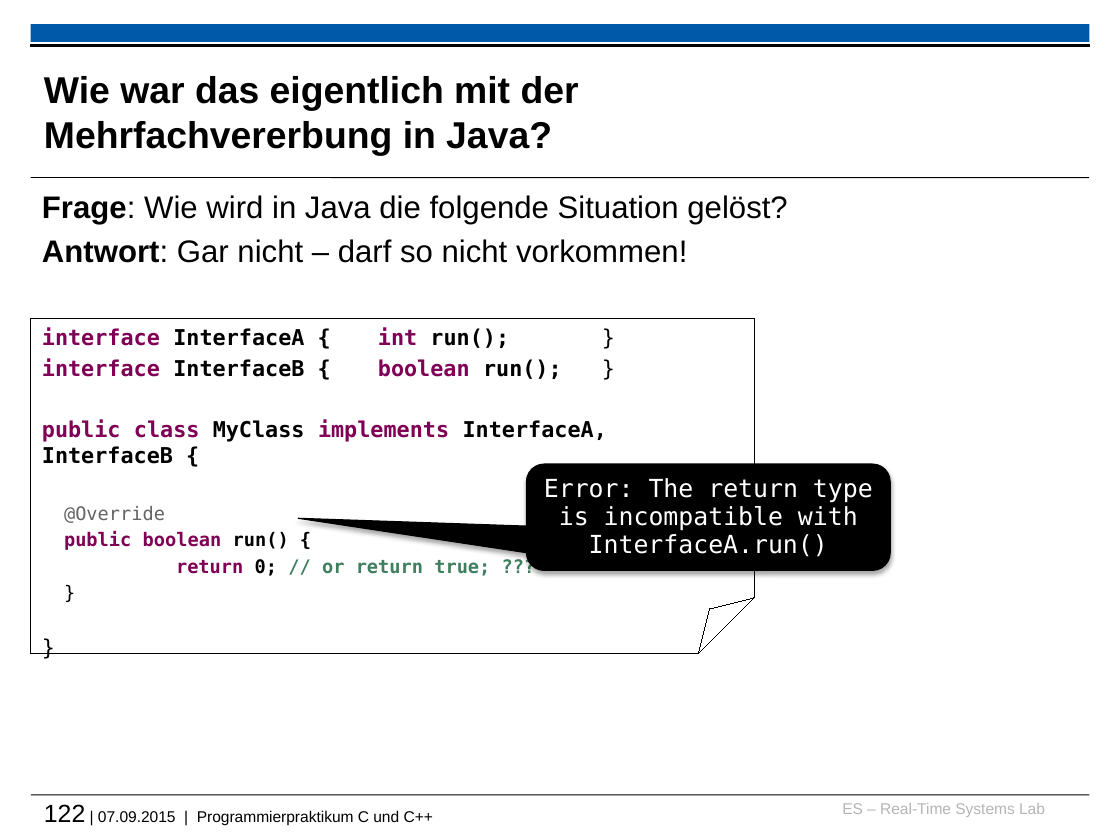
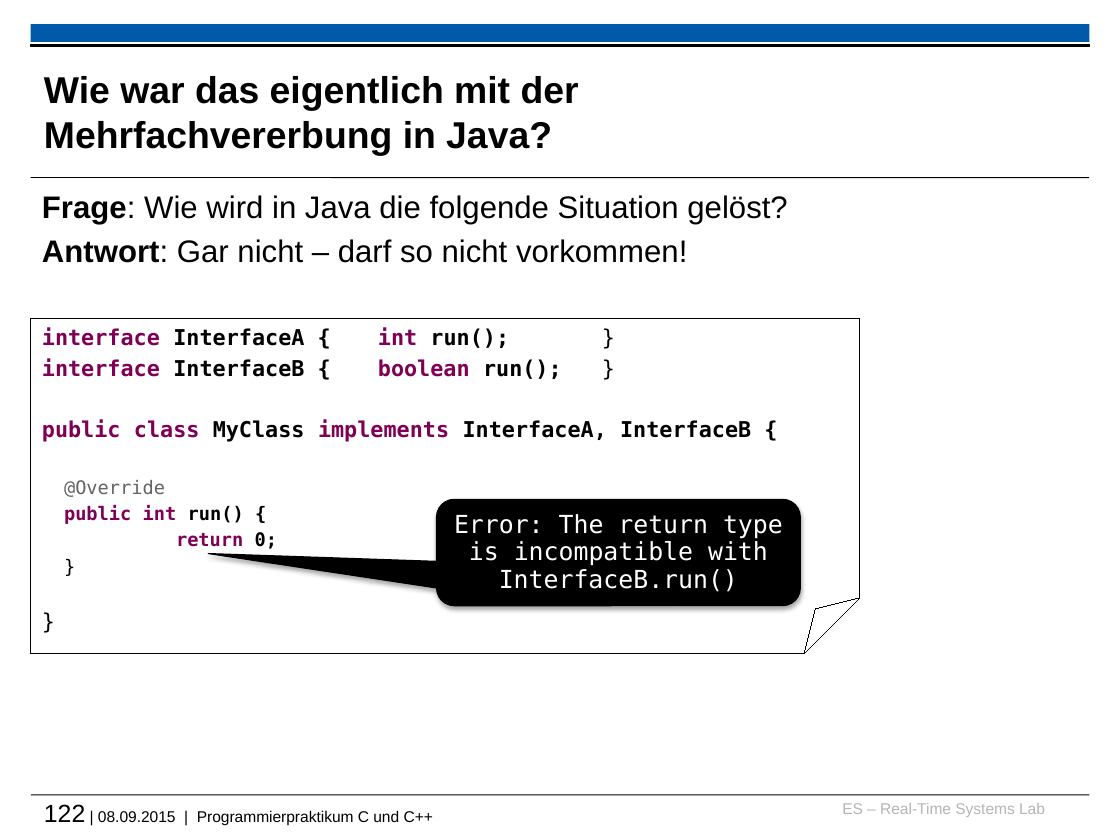
Before and after one commit to h82k/tud-cppp, a slide deck: slide 122 of vorlesung/cppp_lecture.pptx. Drawn at 1120x840 pixels with LibreOffice and Linux fonts; fonts in the diff are those of the drawing; background and template pictures are left out. Boxes give left, top, right and bottom in pixels: in the first picture for what was removed or moved away, otherwise in the second. Text is boxed around its words. In the diff, an @@ line names an element or a change of style, - is before the commit and + after.

```diff
--- a/vorlesung/cppp_lecture.pptx
+++ b/vorlesung/cppp_lecture.pptx
@@ folded corner "interface InterfaceA { int run(); ...": place and size @@
-folded corner "interface InterfaceA { int run(); ..." at <box>30,318,754,653</box>
+folded corner "interface InterfaceA { int run(); ..." at <box>30,318,859,653</box>
@@ text in folded corner at <box>64,505,277,549</box>: text changed @@
-  public boolean run() {
-  return 0; // or return true; ???
+  public int run() {
+  return 0;
@@ rounded speech box "Error: The return type is ...": place and size @@
-rounded speech box "Error: The return type is ..." at <box>526,464,890,570</box>
+rounded speech box "Error: The return type is ..." at <box>437,500,801,606</box>
@@ text in rounded speech box at <box>454,514,783,592</box>: text changed @@
-Error: The return type is incompatible with InterfaceA.run()
+Error: The return type is incompatible with InterfaceB.run()
@@ text at <box>44,804,433,825</box>: text changed @@
-122 | 07.09.2015 | Programmierpraktikum C und C++
+122 | 08.09.2015 | Programmierpraktikum C und C++
```
Also in this commit, not shown: 1 other slide changed, 1 slide added, 3 other files.
